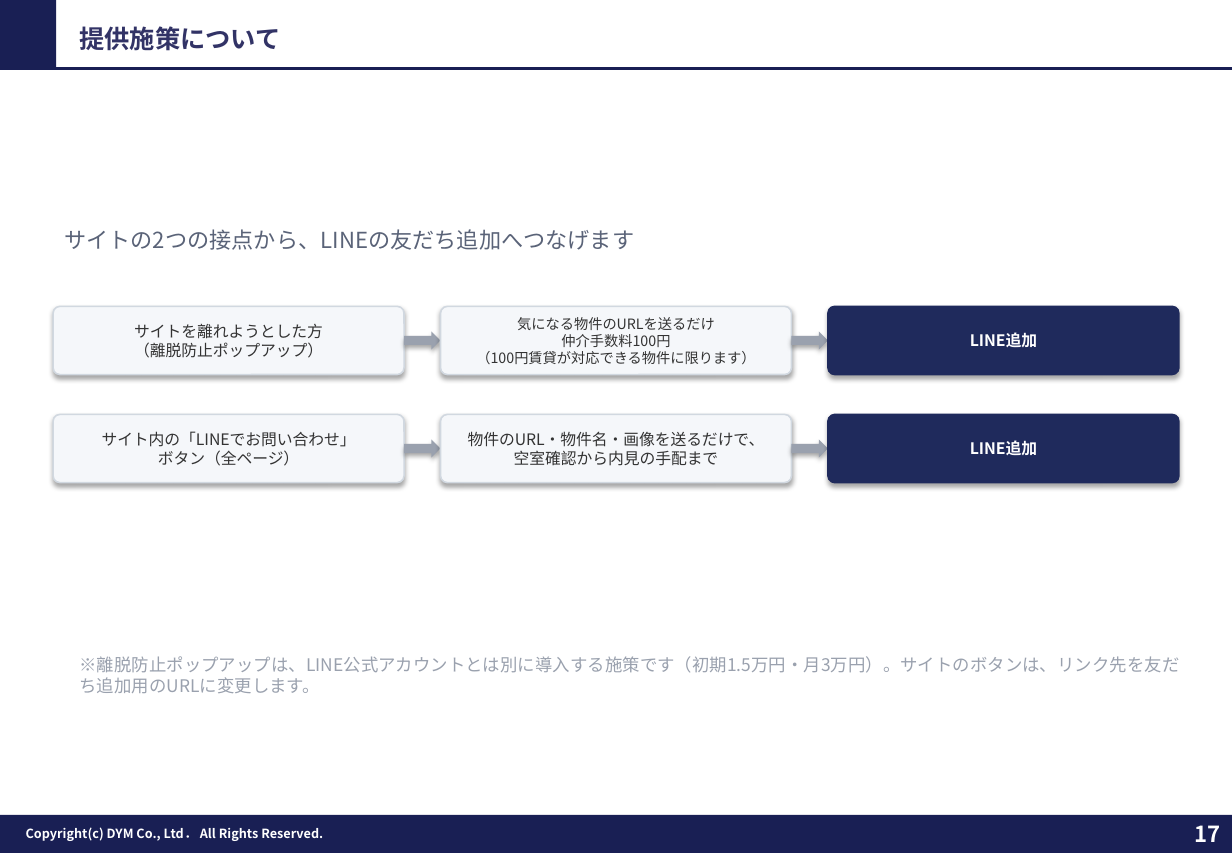
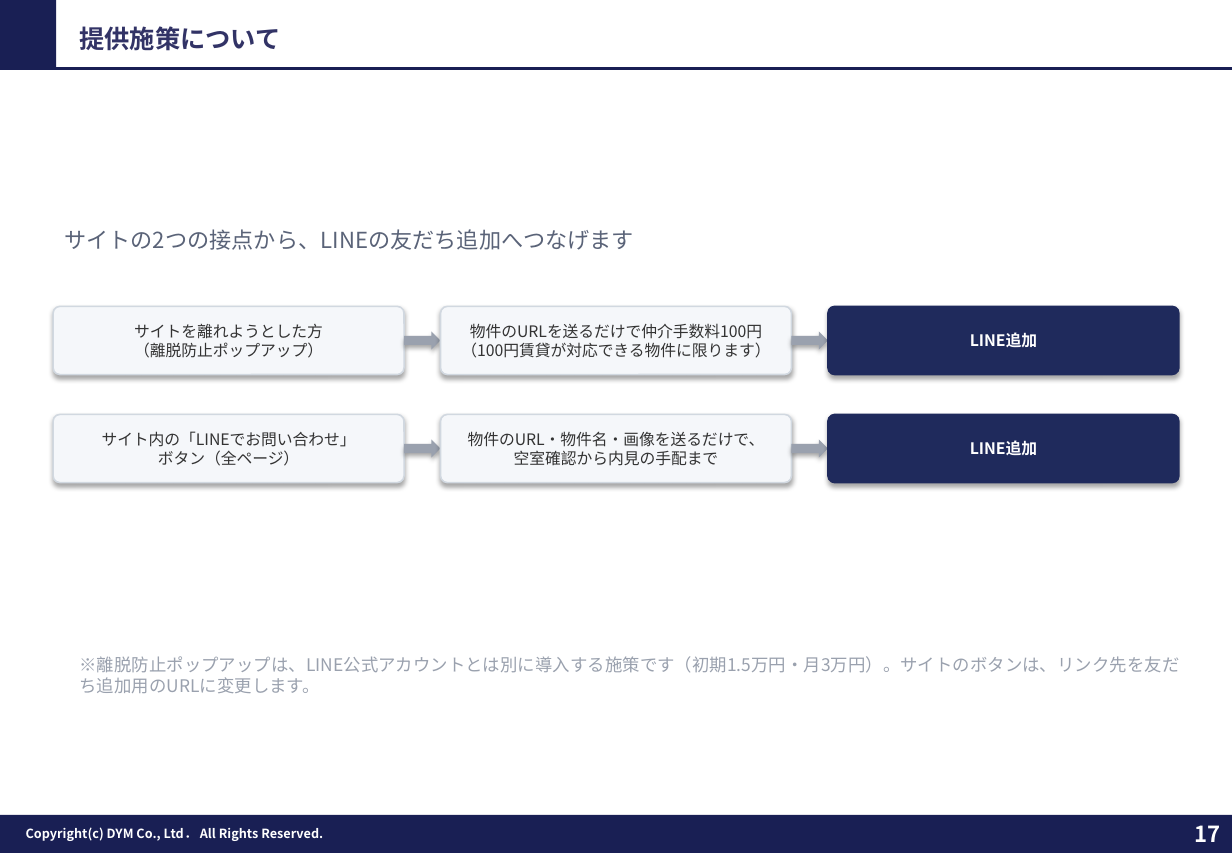
Before and after one commit to tonomura-r-dev/folder, a slide deck: slide 17 of 202609_株式会社あらうち御中_LINE公式アカウント運用のご提案_S1-17修正.pptx. Drawn at 1232x853 pixels with LibreOffice and Linux fonts; fonts in the diff are those of the drawing; background and template pictures are left out. Boxes give left, top, right and bottom in pixels: in the first picture for what was removed or moved away, otherwise in the second. Text is boxed around its words. In the diff, an @@ line names an element or a change of style, - is before the commit and + after.

```diff
--- a/202609_株式会社あらうち御中_LINE公式アカウント運用のご提案_S1-17修正.pptx
+++ b/202609_株式会社あらうち御中_LINE公式アカウント運用のご提案_S1-17修正.pptx
@@ text in rounded rectangle at box(470, 324, 762, 339): text changed; size 9 to 10 pt @@
-気になる物件のURLを送るだけ
-仲介手数料100円
+物件のURLを送るだけで仲介手数料100円
@@ text in rounded rectangle at box(461, 342, 770, 358): size 9 to 10 pt in "（100円賃貸が対応できる物件に限ります）" @@
```
Also in this commit, not shown: 13 other slides changed, 2 other files.
